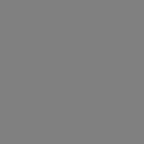
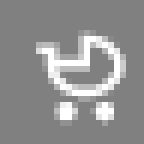
Layers edited between the first and the second w=144, h=144 image:
showed "event-birth", painted on it over [36, 30, 126, 126]
